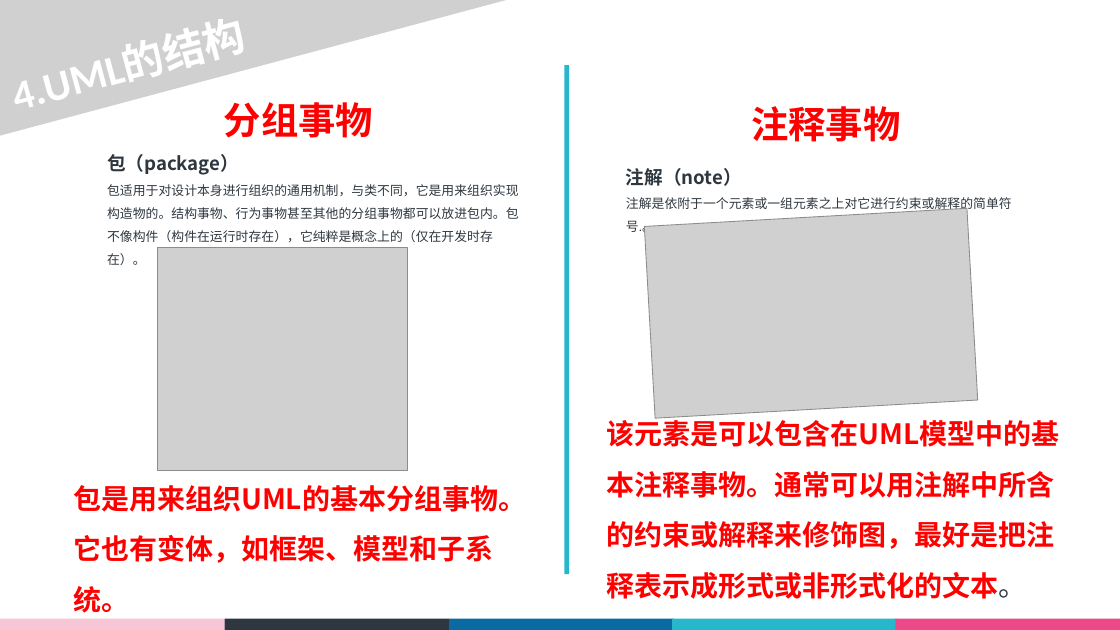
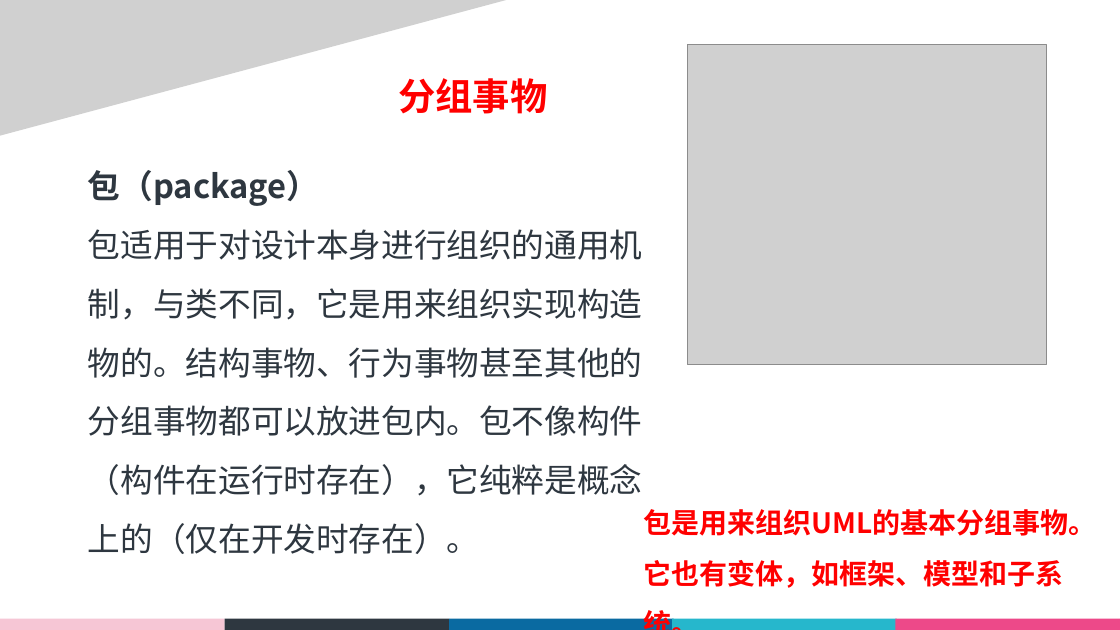
Before and after one commit to PRD2018-G03/PRD2018-G03-SoftwareEngineeringProject, a slide deck: slide 18 of 非受控文档/3_杨以恒/扁平小清新.ppt (slide 8 before the commit). Drawn at 1120x630 pixels with LibreOffice and Linux fonts; fonts in the diff are those of the drawing; grey boxes stand for pictures; background and template pictures are left out. Boxes give left, top, right and bottom in pixels: in the first picture for what was removed or moved away, otherwise in the second. Text is boxed around its words. In the diff, an @@ line names an element or a change of style, - is before the commit and + after.

```diff
--- a/非受控文档/3_杨以恒/扁平小清新.ppt
+++ b/非受控文档/3_杨以恒/扁平小清新.ppt
@@ text "分组事物": place and size @@
-text "分组事物" at (224,102,373,138)
+text "分组事物" at (398,78,547,114)
@@ picture: place and size @@
-picture at (157,247,407,470)
+picture at (687,44,1045,365)
@@ text removed at (17,69,74,121) @@
-4.UML的结构
@@ line removed from (567, 574) to (567, 65) @@
@@ text removed at (751,106,900,142) @@
-注释事物
@@ text "包（package）": place and size @@
-text "包（package）" at (107,154,518,242)
+text "包（package）" at (88,170,642,554)
@@ text "包（package）" at (88,170,642,554): size 16 to 28 pt in "包（package）"; size 11 to 28 pt @@
@@ text removed at (626,168,1012,212) @@
-注解（note）
-注解是依附于一个元素或一组元素之上对它进行约束或解释的简单符号.。
@@ picture removed at (644,209,977,419) @@
@@ text removed at (607,416,1060,599) @@
-该元素是可以包含在UML模型中的基本注释事物。通常可以用注解中所含的约束或解释来修饰图，最好是把注释表示成形式或非形式化的文本。
@@ text "包是用来组织UML的基本分组事物。它也有变体，如框架、模型和子系统。": place and size @@
-text "包是用来组织UML的基本分组事物。它也有变体，如框架、模型和子系统。" at (73,485,526,563)
+text "包是用来组织UML的基本分组事物。它也有变体，如框架、模型和子系统。" at (643,509,1096,588)
```
Also in this commit, not shown: 4 other slides changed, 14 slides added, 1 other file.
